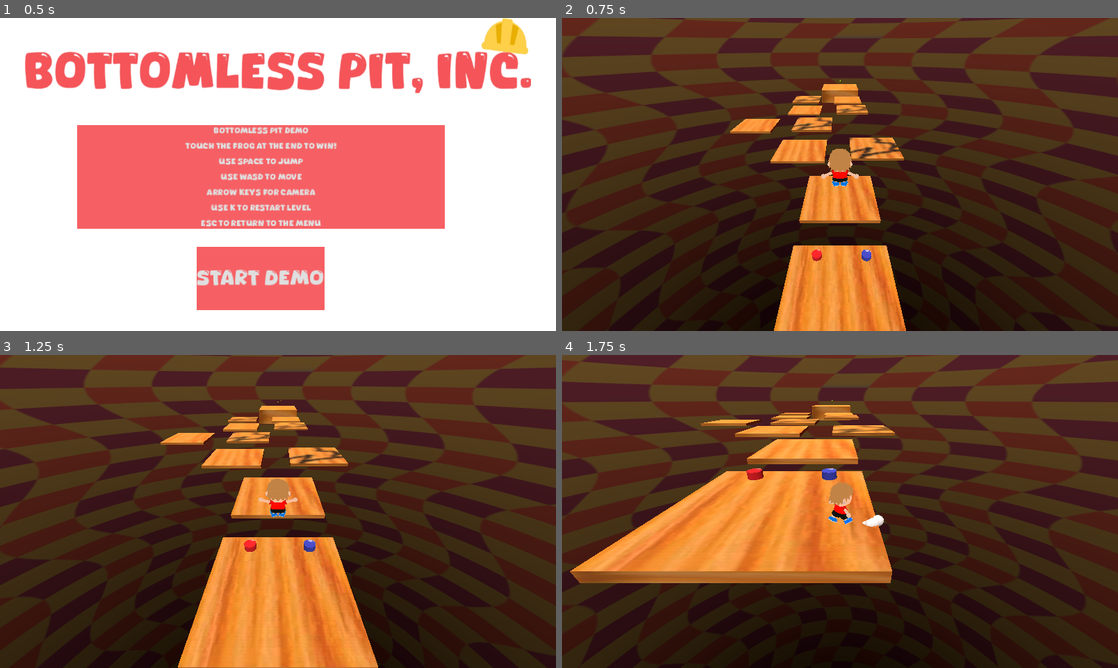
Above: before the commit, frames 1-4 (two rows, left to right).
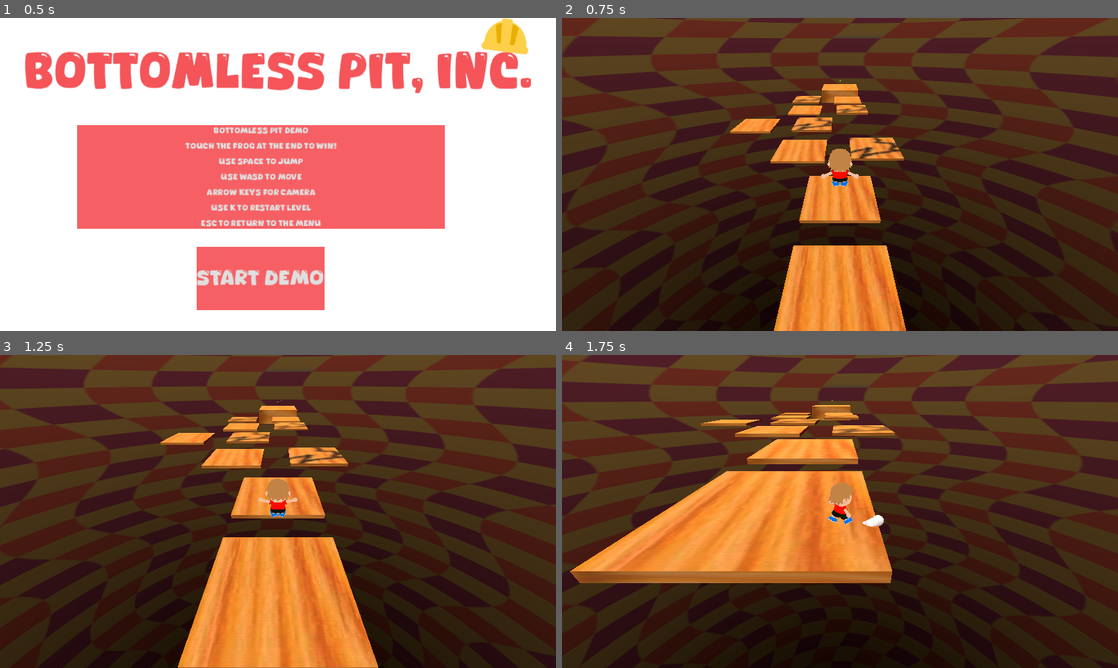
Above: after the commit, the same moments.

Repository: spoiboi/bottomlessPitInc2
Game: Godot game, scene res://Scenes/demo_screen.tscn
Same seed, same stepped clock (60 frames per second), same inputs: the game is played once before the commit and once after it.
Inputs:
- Up to frame 1 (0.5 s): no input
- Up to frame 2 (0.75 s): click "Start Demo" at 0.5 s
- Up to frame 3 (1.25 s): no input
- Up to frame 4 (1.75 s): hold D (right) from 1.28 s (still down); tap Up (camera_down) at 1.35 s; tap Space (jump) at 1.52 s

Frame 1 is identical in both runs. In frame 2, 0.1% of the frame differs, in the area x 44-56%, y 74-78%; in frame 3, 0.1%; in frame 4, 0.2%, in the area x 33-50%, y 36-40%.

Commit message:
Please no gitignore

Diff:
--- a/Levels/crumbling_hell.tscn
+++ b/Levels/crumbling_hell.tscn
@@ -1,16 +1,12 @@
-[gd_scene load_steps=9 format=3 uid="uid://bvpedq8nv2huj"]
+[gd_scene load_steps=8 format=3 uid="uid://bvpedq8nv2huj"]
 
 [ext_resource type="PackedScene" uid="uid://csg7h6jwhtt3b" path="res://Scenes/platform.tscn" id="1_fhe6r"]
-
-[ext_resource type="Script" path="res://Scripts/crumbling_hell.gd" id="1_g73en"]
-[ext_resource type="PackedScene" uid="uid://cotyop14wq5i6" path="res://Scenes/player.tscn" id="2_hft3q"]
-
+[ext_resource type="PackedScene" uid="uid://cotyop14wq5i6" path="res://Scenes/Player.tscn" id="2_hft3q"]
 [ext_resource type="PackedScene" uid="uid://ddl5ibdcryb5b" path="res://Scenes/deathplane.tscn" id="3_mdgem"]
 [ext_resource type="PackedScene" uid="uid://dyauuntaex86k" path="res://Scenes/crumbling_platform.tscn" id="4_7cown"]
 [ext_resource type="PackedScene" uid="uid://cnab4kdt2ummt" path="res://Scenes/teleporter.tscn" id="5_sg8g3"]
 [ext_resource type="PackedScene" uid="uid://wkbbl7c6vjce" path="res://Backgrounds/funny_background1.tscn" id="6_c237c"]
 [ext_resource type="AudioStream" uid="uid://bs0xcs1jsiix6" path="res://Sounds/level.mp3" id="7_41rlv"]
-[ext_resource type="PackedScene" uid="uid://briu0fuadh25y" path="res://Scenes/onbutton.tscn" id="8_lfdah"]
 
 [node name="Node3D" type="Node3D"]
 
@@ -64,6 +60,3 @@
 [node name="AudioStreamPlayer" type="AudioStreamPlayer" parent="."]
 stream = ExtResource("7_41rlv")
 autoplay = true
-
-[node name="Les Buttons" parent="." instance=ExtResource("8_lfdah")]
-transform = Transform3D(1, 0, 0, 0, 1, 0, 0, 0, 1, -2.33663, 0.496332, -1.85148)
--- a/Levels/escape_the_pit.tscn
+++ b/Levels/escape_the_pit.tscn
@@ -1,6 +1,6 @@
 [gd_scene load_steps=4 format=3 uid="uid://dvxtai5y0to2"]
 
-[ext_resource type="PackedScene" uid="uid://cotyop14wq5i6" path="res://Scenes/Player.tscn" id="1_jn6o6"]
+[ext_resource type="PackedScene" uid="uid://cotyop14wq5i6" path="res://Scenes/player.tscn" id="1_jn6o6"]
 [ext_resource type="PackedScene" uid="uid://csg7h6jwhtt3b" path="res://Scenes/platform.tscn" id="2_yam2s"]
 [ext_resource type="PackedScene" uid="uid://ddl5ibdcryb5b" path="res://Scenes/deathplane.tscn" id="3_bu6vc"]
 
--- a/Levels/good_luck.tscn
+++ b/Levels/good_luck.tscn
@@ -1,6 +1,6 @@
 [gd_scene load_steps=9 format=3 uid="uid://bat4q3rfwie28"]
 
-[ext_resource type="PackedScene" uid="uid://cotyop14wq5i6" path="res://Scenes/Player.tscn" id="1_0ie0v"]
+[ext_resource type="PackedScene" uid="uid://cotyop14wq5i6" path="res://Scenes/player.tscn" id="1_0ie0v"]
 [ext_resource type="PackedScene" uid="uid://csg7h6jwhtt3b" path="res://Scenes/platform.tscn" id="2_nd1oq"]
 [ext_resource type="PackedScene" uid="uid://cnab4kdt2ummt" path="res://Scenes/teleporter.tscn" id="3_wqxp8"]
 [ext_resource type="PackedScene" uid="uid://ddl5ibdcryb5b" path="res://Scenes/deathplane.tscn" id="4_pduy0"]
--- a/Levels/may_god_have_mercy_on_your_soul.tscn
+++ b/Levels/may_god_have_mercy_on_your_soul.tscn
@@ -1,6 +1,6 @@
 [gd_scene load_steps=12 format=3 uid="uid://bb6e6hflfpcd8"]
 
-[ext_resource type="PackedScene" uid="uid://cotyop14wq5i6" path="res://Scenes/player.tscn" id="1_tsplm"]
+[ext_resource type="PackedScene" uid="uid://cotyop14wq5i6" path="res://Scenes/Player.tscn" id="1_tsplm"]
 [ext_resource type="PackedScene" uid="uid://csg7h6jwhtt3b" path="res://Scenes/platform.tscn" id="2_a263u"]
 [ext_resource type="AudioStream" uid="uid://dqnr8efdj5jcv" path="res://Sounds/Strange Moves in a New World.mp3" id="2_nw6fj"]
 [ext_resource type="PackedScene" uid="uid://cnab4kdt2ummt" path="res://Scenes/teleporter.tscn" id="3_2vyn8"]
--- a/Levels/moving_to_your_moms_house.tscn
+++ b/Levels/moving_to_your_moms_house.tscn
@@ -1,10 +1,10 @@
 [gd_scene load_steps=11 format=3 uid="uid://b0dqt2gdgfgg7"]
 
-[ext_resource type="PackedScene" uid="uid://cotyop14wq5i6" path="res://Scenes/Player.tscn" id="2_wowgn"]
+[ext_resource type="PackedScene" uid="uid://cotyop14wq5i6" path="res://Scenes/player.tscn" id="2_wowgn"]
 [ext_resource type="PackedScene" uid="uid://csg7h6jwhtt3b" path="res://Scenes/platform.tscn" id="3_lr4lw"]
 [ext_resource type="PackedScene" uid="uid://bkol6cate26rl" path="res://Scenes/moving_platform.tscn" id="4_vfelj"]
-[ext_resource type="PackedScene" uid="uid://bqanftgk7h1hd" path="res://Scenes/teleporter.tscn" id="5_cai8f"]
-[ext_resource type="PackedScene" uid="uid://dnr22wo8t4i7c" path="res://Scenes/deathplane.tscn" id="6_hkwkn"]
+[ext_resource type="PackedScene" uid="uid://cnab4kdt2ummt" path="res://Scenes/teleporter.tscn" id="5_cai8f"]
+[ext_resource type="PackedScene" uid="uid://ddl5ibdcryb5b" path="res://Scenes/deathplane.tscn" id="6_hkwkn"]
 [ext_resource type="PackedScene" uid="uid://dvwons2rfkk6c" path="res://Backgrounds/funny_background_2.tscn" id="7_id7ea"]
 [ext_resource type="AudioStream" uid="uid://bs0xcs1jsiix6" path="res://Sounds/level.mp3" id="7_l2a1x"]
 
--- a/Levels/parkor_level.tscn
+++ b/Levels/parkor_level.tscn
@@ -1,14 +1,13 @@
 [gd_scene load_steps=9 format=3 uid="uid://bpnitji1wl4w6"]
 
 [ext_resource type="PackedScene" uid="uid://ddl5ibdcryb5b" path="res://Scenes/deathplane.tscn" id="1_32jpr"]
-[ext_resource type="PackedScene" uid="uid://cotyop14wq5i6" path="res://Scenes/player.tscn" id="2_6bfa5"]
 [ext_resource type="PackedScene" uid="uid://csg7h6jwhtt3b" path="res://Scenes/platform.tscn" id="3_7rf27"]
 [ext_resource type="PackedScene" uid="uid://di35wor1moco7" path="res://Scenes/wall.tscn" id="4_xmc74"]
 [ext_resource type="PackedScene" uid="uid://rrh3jshuqh48" path="res://Scenes/boost_ring.tscn" id="5_130hj"]
 [ext_resource type="PackedScene" uid="uid://cnab4kdt2ummt" path="res://Scenes/teleporter.tscn" id="6_k455y"]
 [ext_resource type="PackedScene" uid="uid://dvwons2rfkk6c" path="res://Backgrounds/funny_background_2.tscn" id="7_kc8uu"]
 [ext_resource type="PackedScene" uid="uid://v2o25x8olsc4" path="res://Scenes/bounce_ring.tscn" id="8_1ub8u"]
-[ext_resource type="PackedScene" uid="uid://c27k478gxu8bx" path="res://Scenes/Player.tscn" id="8_fpvbk"]
+[ext_resource type="PackedScene" uid="uid://cotyop14wq5i6" path="res://Scenes/Player.tscn" id="8_fpvbk"]
 
 [node name="ParkorLevel" type="Node3D"]
 transform = Transform3D(1, 0, 0, 0, 1, 0, 0, 0, 1, -7.58747, 0, 12.7163)
--- a/Scenes/environment.tscn
+++ b/Scenes/environment.tscn
@@ -1,6 +1,6 @@
 [gd_scene load_steps=12 format=3 uid="uid://bwkmihmul3u3j"]
 
-[ext_resource type="PackedScene" uid="uid://cotyop14wq5i6" path="res://Scenes/player.tscn" id="1_lma1r"]
+[ext_resource type="PackedScene" uid="uid://cotyop14wq5i6" path="res://Scenes/Player.tscn" id="1_lma1r"]
 [ext_resource type="PackedScene" uid="uid://csg7h6jwhtt3b" path="res://Scenes/platform.tscn" id="2_8jmle"]
 [ext_resource type="PackedScene" uid="uid://ds6snrftu1ftl" path="res://Scenes/spiky_cylinder.tscn" id="3_8tlmh"]
 [ext_resource type="PackedScene" uid="uid://dyauuntaex86k" path="res://Scenes/crumbling_platform.tscn" id="4_iqrnt"]
